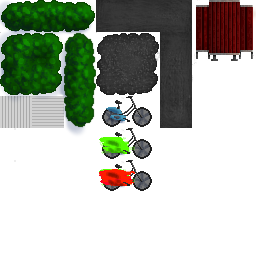
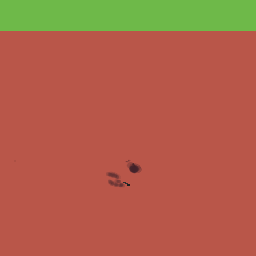
Layered file, before and after one edit (256x256). Changes by layer:
removed layer "bike-accessories-shadow #2" (was multiply, 65%) from group "bike-red" over [14, 160, 125, 188]
added layer "bike-accessories-shadow-Kopie #1" (multiply, 65%) in group "bike-red" over [14, 159, 142, 188]
painted on "bike-color #1" over [0, 31, 256, 256]
removed layer "bike-accessories #2" from group "bike-red" over [106, 160, 133, 185]
added layer "bike-accessories-Kopie #1" in group "bike-red" over [106, 160, 139, 185]
removed layer "bike-accessories-shadow #1" (was multiply, 65%) from group "bike-green" over [14, 128, 125, 156]
added layer "bike-accessories-shadow-Kopie" (multiply, 65%) in group "bike-green" over [14, 127, 142, 156]
painted on "bike-color" over [0, 0, 256, 255]
removed layer "bike-accessories #1" from group "bike-green" over [106, 128, 133, 153]
added layer "bike-accessories-Kopie" in group "bike-green" over [106, 128, 139, 153]
painted on "bike-accessories-shadow" over [125, 95, 142, 110]
painted on "bike-accessories" over [126, 96, 139, 103]
